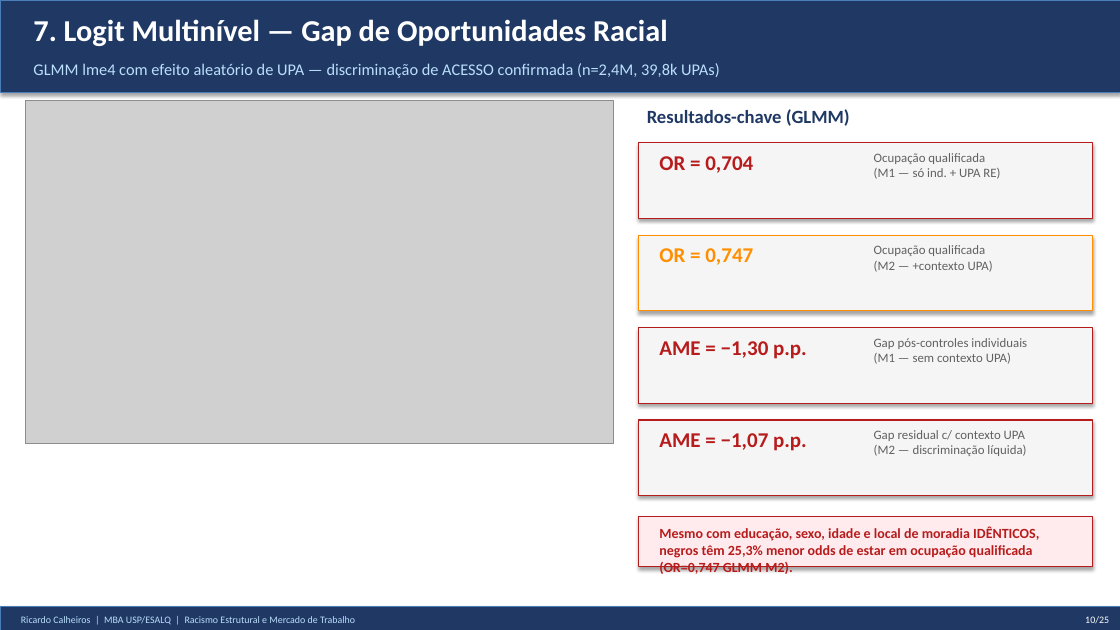
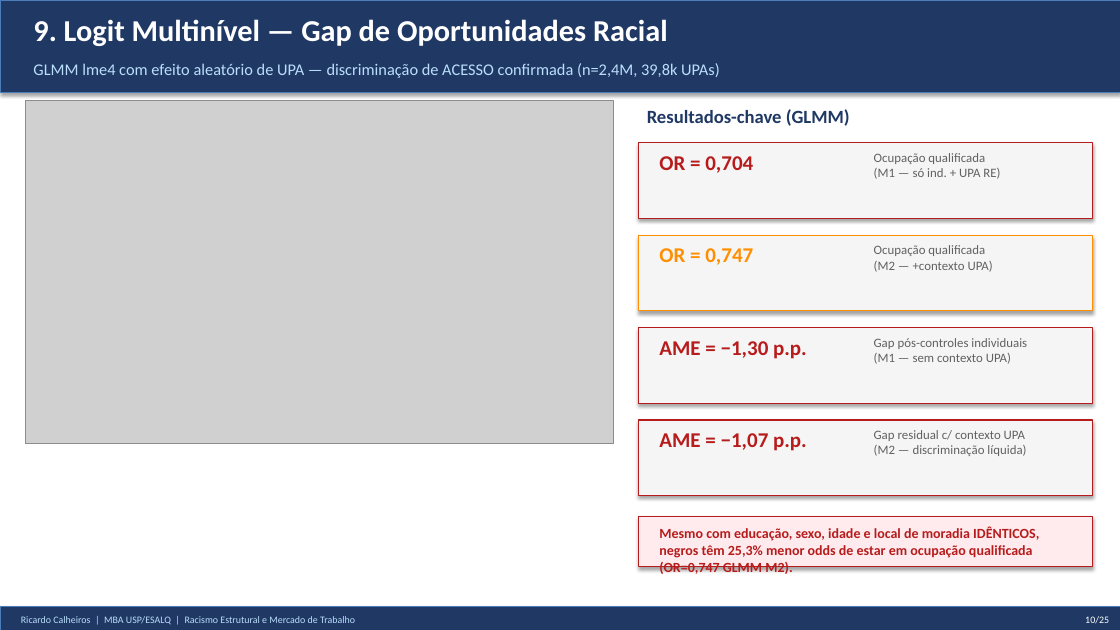
Before and after one commit to rickinrj-ux/ProjetoRacismoPNAD, a slide deck: slide 10 of apresentacao_tcc.pptx. Drawn at 1120x630 pixels with LibreOffice and Linux fonts; fonts in the diff are those of the drawing; grey boxes stand for pictures. Boxes give left, top, right and bottom in pixels: in the first picture for what was removed or moved away, otherwise in the second. Text is boxed around its words. In the diff, an @@ line names an element or a change of style, - is before the commit and + after.

```diff
--- a/apresentacao_tcc.pptx
+++ b/apresentacao_tcc.pptx
@@ text at <box>33,19,668,46</box>: text changed @@
-7. Logit Multinível — Gap de Oportunidades Racial
+9. Logit Multinível — Gap de Oportunidades Racial
```
Also in this commit, not shown: 20 other slides changed, 3 other files.
